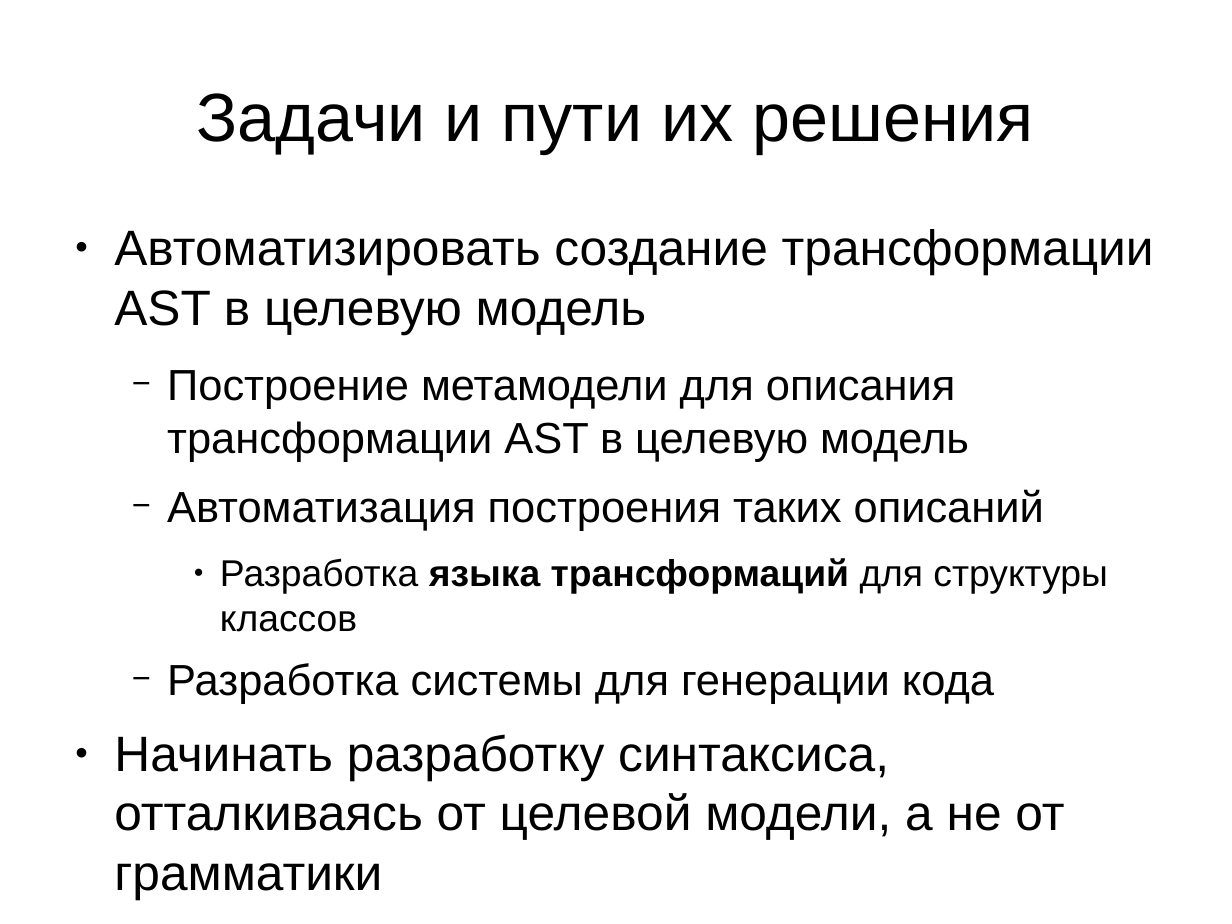
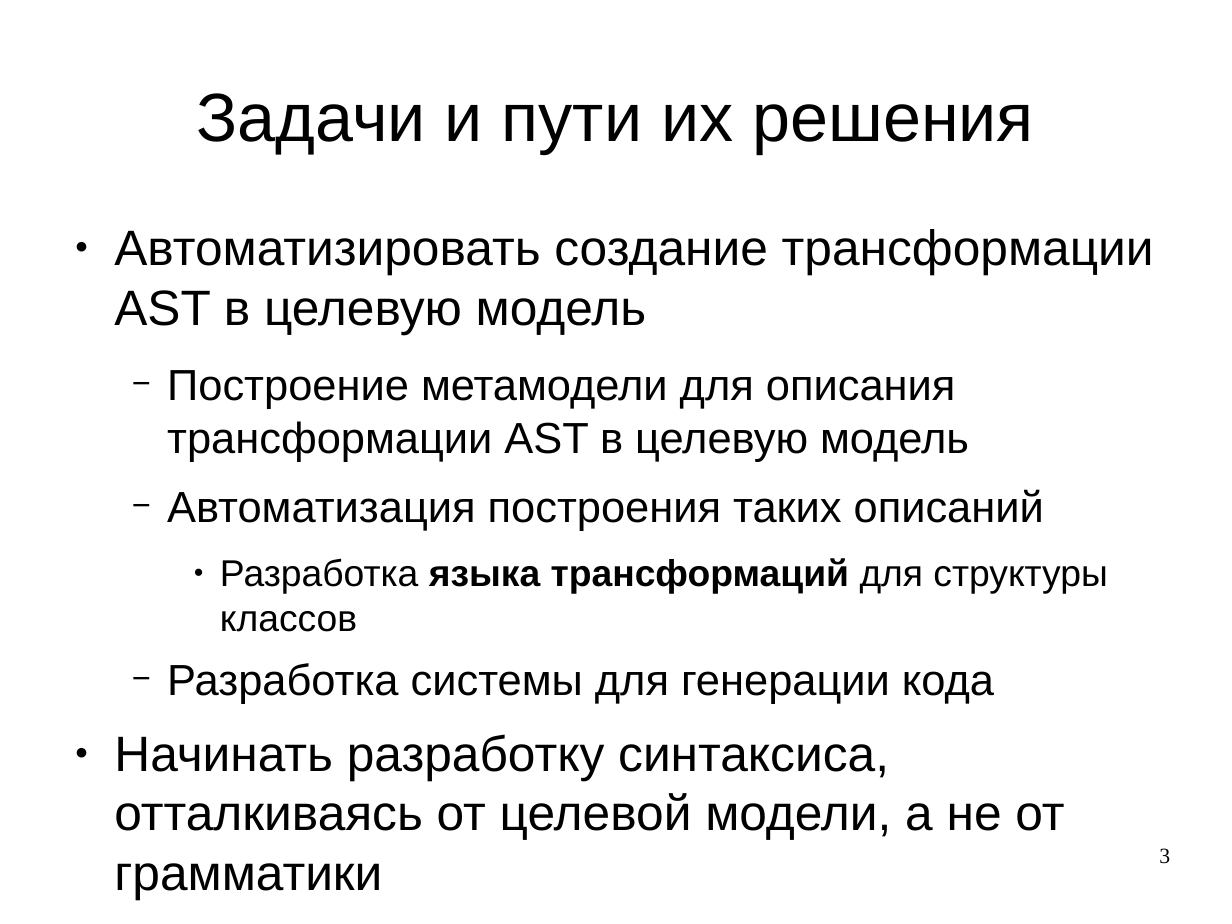
Before and after one commit to abreslav-from-google-code/abreslav, a slide deck: slide 3 of astrans/thesis.rus/Презентация.odp. Drawn at 1232x924 pixels with LibreOffice and Linux fonts; fonts in the diff are those of the drawing. Boxes give left, top, right and bottom in pixels: in the first picture for what was removed or moved away, otherwise in the second. Text is boxed around its words. In the diff, an @@ line names an element or a change of style, - is before the commit and + after.

```diff
--- a/astrans/thesis.rus/Презентация.odp
+++ b/astrans/thesis.rus/Презентация.odp
@@ page number added at (x1=1159, y1=848, x2=1170, y2=864), 14 pt, text #000000 @@
+3
```
Also in this commit, not shown: 11 other slides changed.
